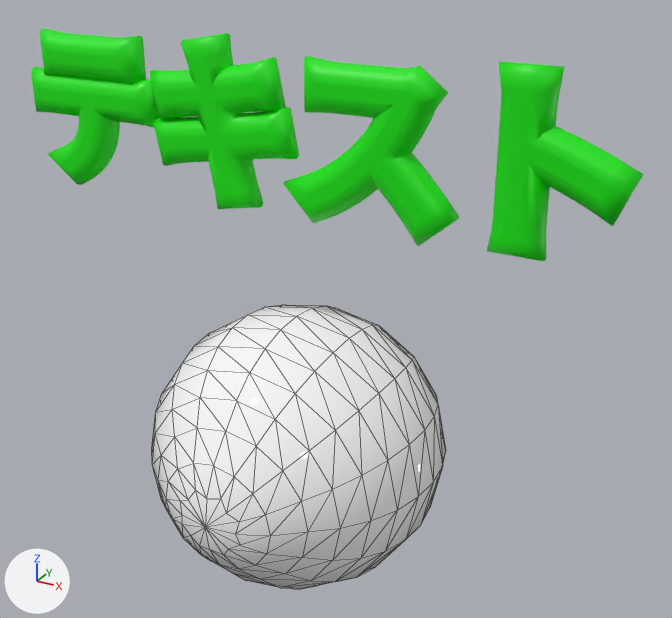
Before and after pictures for a commit that changed the glTF model assets/model1.glb.
Camera for both pictures: a camera (50 mm lens) standing at (2.9, -5.78, 3.43) and looking at (0.26, -0.97, 1.03). Arrows for +X, +Y and +Z are at lower left; the lights stay in place. Mesh edges are drawn as thin lines on the coarser meshes. Where no turn or scale is listed for an object, it has been applied to the vertices. Vertices at the same position are counted once.

Names of what the first picture shows: 'テキスト', '球'.
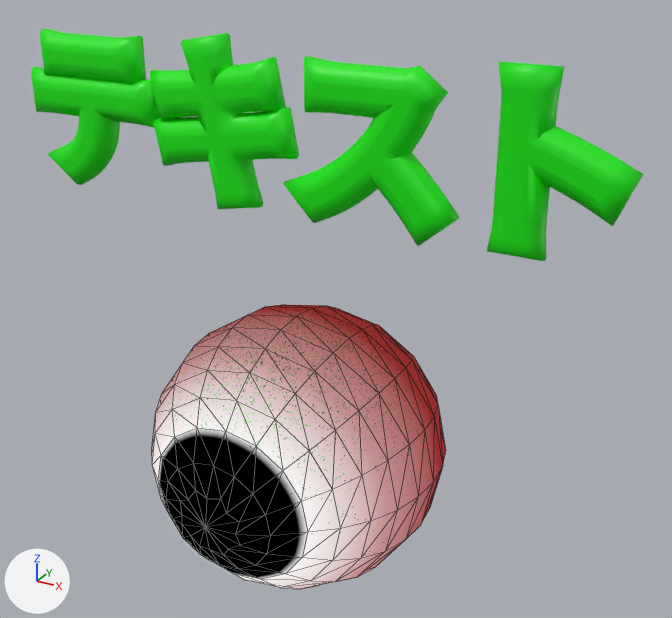
Patch to the scene script:
```diff
--- a/assets/model1.glb.py
+++ b/assets/model1.glb.py
@@ img_無題 @@
+img_無題 = load_image('無題', '_unpacked/__', 1024, 1024, 'sRGB')
@@ mat_目 @@
 mat_目 = bpy.data.materials.new('目')
-# nodes: BsdfPrincipled, OutputMaterial
-# colours: white #ffffff
+# nodes: BsdfTransparent, Emission, LightPath, MixShader, OutputMaterial, TexImage
+# uses the picture img_無題
@@ me_球_001 @@
 me_球_001.from_pydata(...)  # 307 vertices, 592 faces; spans x -1.0..1.0, y -1.08..1.0, z -0.95..0.95
 # used by ob_球; location = (0.031, -1.077, 0.025)
+# me_球_001 part 1: texture (UV) coordinates of 592 of 592 faces, centred in x -0.97..0.97, y -1.06..0.99, z -0.92..0.92, changed; they spanned u 0.0..1.0, v 0.0..1.0 and now span u 0.0..1.0, v 0.0..0.93
 me_球_001.materials.append(mat_目)
```

Where the change shows, as pixel boxes (x1, y1, x2, y2) in the pictures (672 x 618 px):
'球', surface changed
    both: (152, 305, 446, 590)
